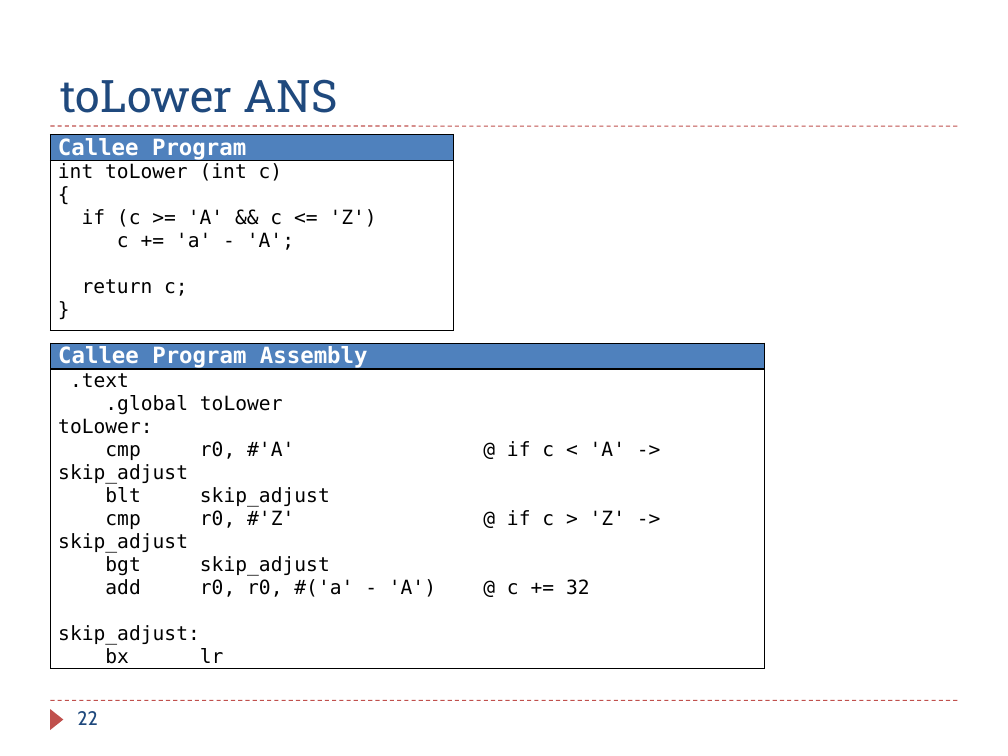
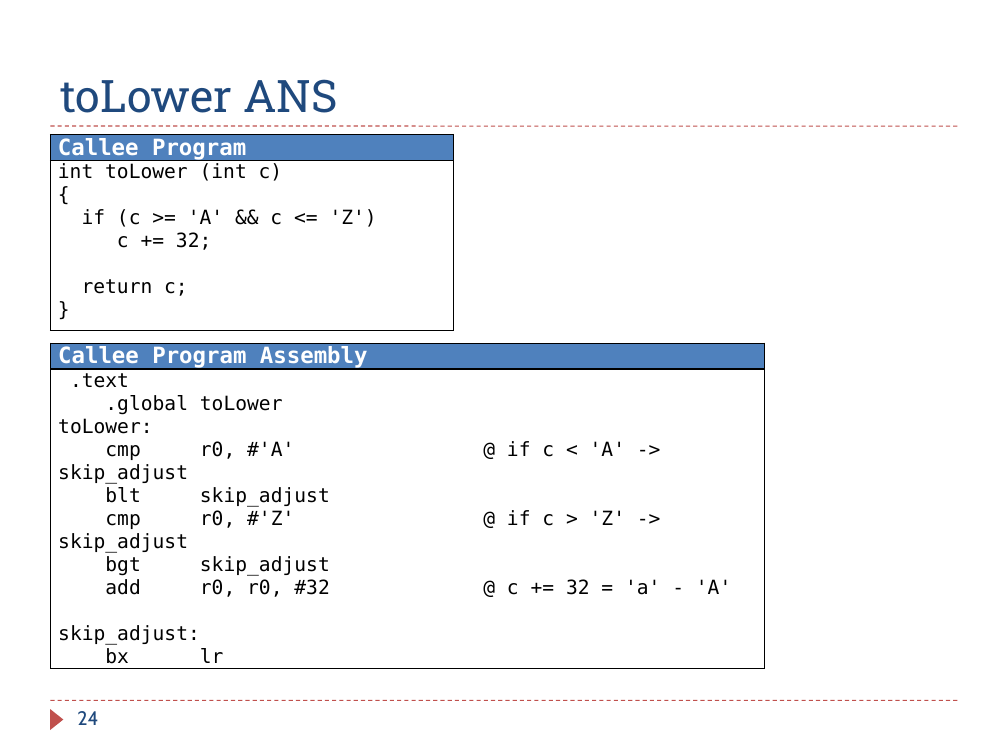
Before and after one commit to guhofstra/CSC111Fa25, a slide deck: slide 24 of PPTs/Ch8_ARM_Subroutines_Exercises ANS.pptx (slide 22 before the commit). Drawn at 1008x756 pixels with LibreOffice and Linux fonts; fonts in the diff are those of the drawing. Boxes give left, top, right and bottom in pixels: in the first picture for what was removed or moved away, otherwise in the second. Text is boxed around its words. In the diff, an @@ line names an element or a change of style, - is before the commit and + after.

```diff
--- a/PPTs/Ch8_ARM_Subroutines_Exercises ANS.pptx
+++ b/PPTs/Ch8_ARM_Subroutines_Exercises ANS.pptx
@@ table at [50,134,454,332] @@
-row 2, column 1: int toLower (int c) / { / if (c >= 'A' && c <= 'Z') / c += 'a' - 'A'; / return c; / }
+row 2, column 1: int toLower (int c) / { / if (c >= 'A' && c <= 'Z') / c += 32; / return c; / }
@@ table at [50,343,764,668] @@
-row 2, column 1: .text / .global toLower / toLower: / cmp r0, #'A' @ if c < 'A' -> skip_adjust / blt skip_adjust / cmp r0, #'Z' @ if c > 'Z' -> skip_adjust / bgt skip_adjust / add r0, r0, #('a' - 'A') @ c += 32 / skip_adjust: / bx lr
+row 2, column 1: .text / .global toLower / toLower: / cmp r0, #'A' @ if c < 'A' -> skip_adjust / blt skip_adjust / cmp r0, #'Z' @ if c > 'Z' -> skip_adjust / bgt skip_adjust / add r0, r0, #32 @ c += 32 = 'a' - 'A' / skip_adjust: / bx lr
@@ page number at [77,711,98,725]: text changed @@
-22
+24
```
Also in this commit, not shown: 9 other slides changed, 1 slide added, 3 other files.
